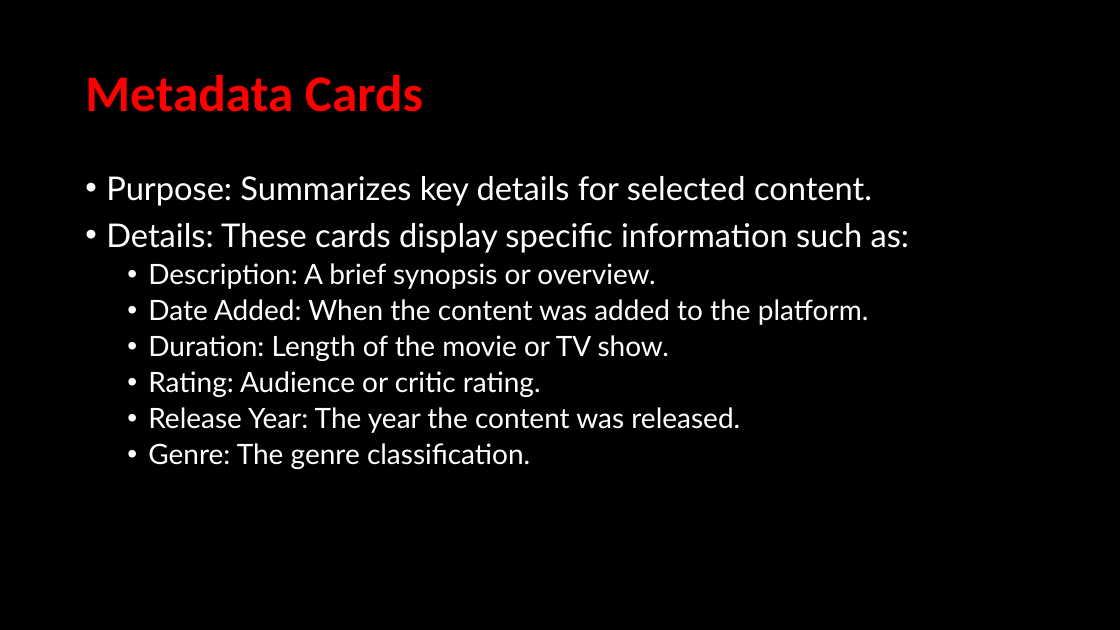
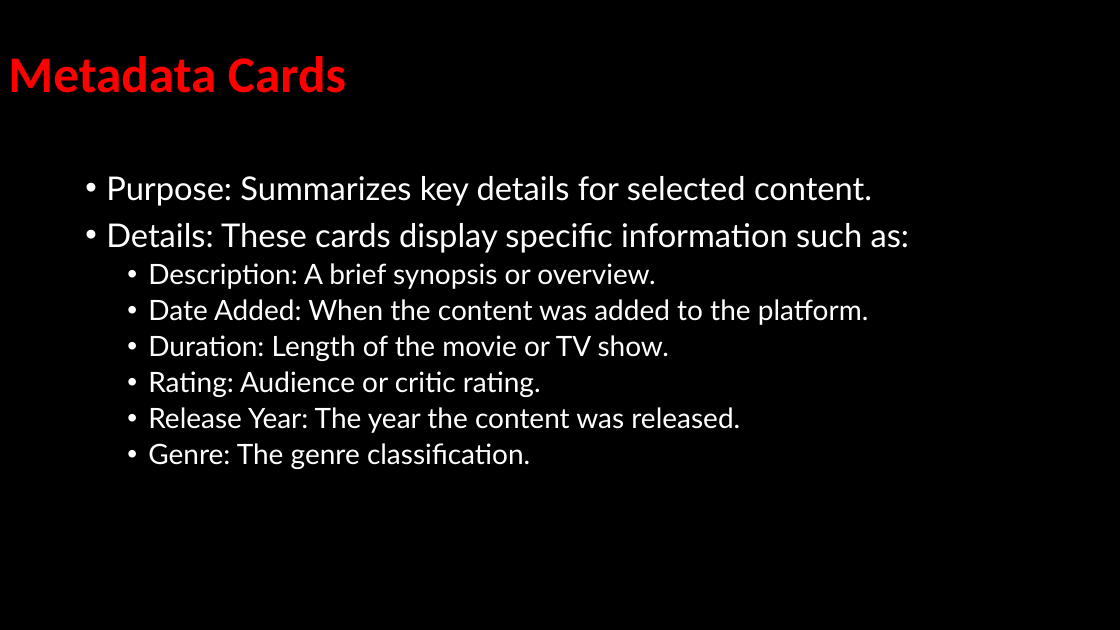
Before and after one commit to Ajitjha3095/Netflix-Dashboard-in-Tableau-Power-BI, a slide deck: slide 4 of Netflix.pptx. Drawn at 1120x630 pixels with LibreOffice and Linux fonts; fonts in the diff are those of the drawing. Boxes give left, top, right and bottom in pixels: in the first picture for what was removed or moved away, otherwise in the second. Text is boxed around its words. In the diff, an @@ line names an element or a change of style, - is before the commit and + after.

```diff
--- a/Netflix.pptx
+++ b/Netflix.pptx
@@ title "Metadata Cards": place and size @@
-title "Metadata Cards" at (85,75,423,112)
+title "Metadata Cards" at (8,56,346,93)
```
Also in this commit, not shown: 1 other slide changed, 1 slide added.
